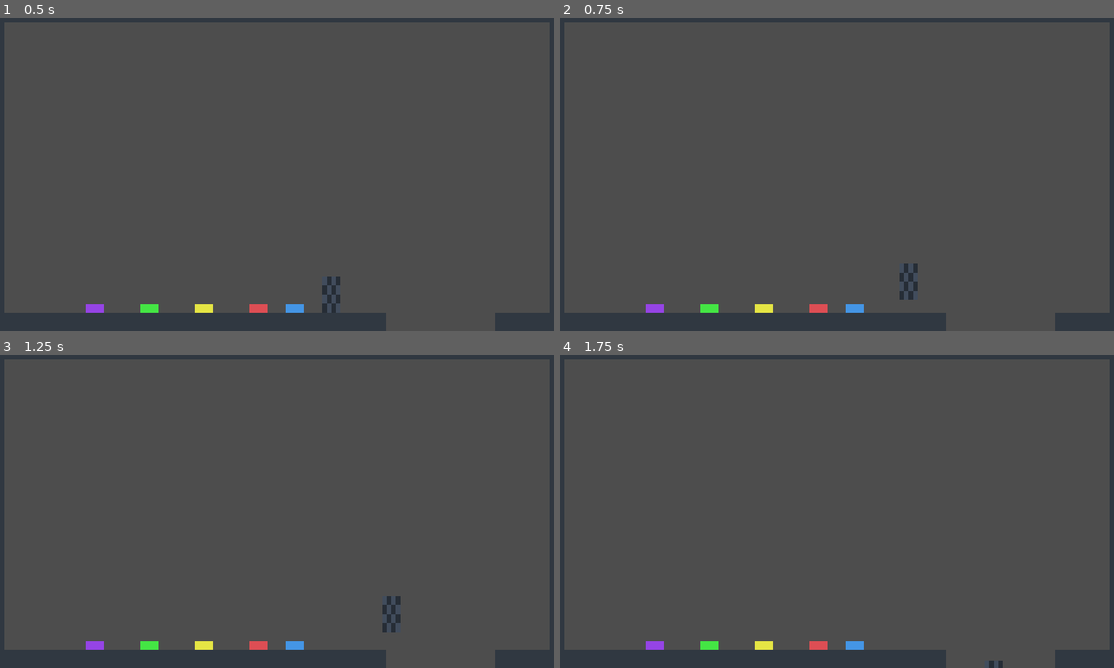
Above: before the commit, frames 1-4 (two rows, left to right).
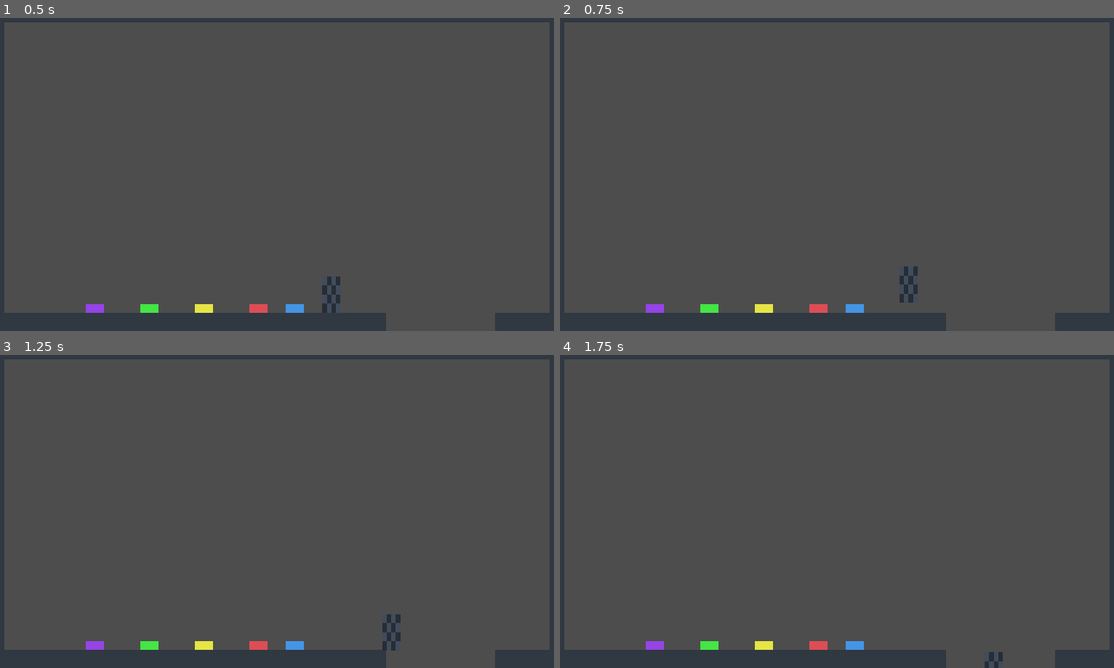
Above: after the commit, the same moments.

Repository: Luicel/CassetteGame
Game: Godot game, scene res://level/level.tscn
The game is run twice, just before and just after one commit, with the same random seed, the same clock (stepped at 60 frames per second) and the same inputs.
Inputs:
- Up to frame 1 (0.5 s): no input
- Up to frame 2 (0.75 s): tap Enter at 0.5 s; hold D (right) from 0.53 s (still down); tap Space (jump) at 0.6 s
- Up to frame 3 (1.25 s): keep holding D (right); tap Space (jump) at 0.77, 1.07 s
- Up to frame 4 (1.75 s): keep holding D (right); tap Shift (throw) at 1.35 s; tap Space (jump) at 1.52, 1.55 s

Frame 1 is identical in both runs. In frame 2, 0.1% of the frame differs, in the area x 61-65%, y 78-91%; in frame 3, 0.2%, in the area x 69-73%, y 77-95%; in frame 4, 0.1%.

Commit message:
improve jump physics, make cassettes have high z index than player

Diff:
--- a/cassette/base_cassette.tscn
+++ b/cassette/base_cassette.tscn
@@ -9,7 +9,6 @@
 size = Vector2(64, 32)
 
 [node name="BaseCassette" type="RigidBody2D" groups=["cassette"]]
-z_index = 20
 collision_layer = 4
 collision_mask = 5
 script = ExtResource("1_lflj2")
@@ -18,6 +17,7 @@
 shape = SubResource("RectangleShape2D_6wf0k")
 
 [node name="Sprite2D" type="Sprite2D" parent="."]
+z_index = 5
 
 [node name="ThrowTimer" type="Timer" parent="."]
 one_shot = true
--- a/level/level.tscn
+++ b/level/level.tscn
@@ -866,7 +866,6 @@
 position = Vector2(1216, 1024)
 
 [node name="RedCassette" parent="." instance=ExtResource("6_mjnsa")]
-z_index = 0
 position = Vector2(960, 1072)
 
 [node name="RedBlock11" parent="." instance=ExtResource("7_338qu")]
@@ -878,17 +877,13 @@
 scale = Vector2(1, 5)
 
 [node name="PurpleCassette" parent="." instance=ExtResource("5_rqfs6")]
-z_index = 0
 position = Vector2(384, 1072)
 
 [node name="BlueCassette" parent="." instance=ExtResource("6_ypkii")]
-z_index = 0
 position = Vector2(1088, 1072)
 
 [node name="GreenCassette" parent="." instance=ExtResource("7_njao1")]
-z_index = 0
 position = Vector2(576, 1072)
 
 [node name="YellowCassette" parent="." instance=ExtResource("8_tlxbv")]
-z_index = 0
 position = Vector2(768, 1072)
--- a/player/player.gd
+++ b/player/player.gd
@@ -95,6 +95,13 @@
 				velocity.y = jump_velocity
 			else:
 				velocity.y = -jump_velocity
+	elif Input.is_action_just_released("jump") and not is_on_floor():
+		if not flipped:
+			if velocity.y <= jump_velocity / 2.0:
+				velocity.y = jump_velocity / 2.0
+		else:
+			if velocity.y >= -jump_velocity / 2.0:
+				velocity.y = -jump_velocity / 2.0
 
 
 func apply_gravity(delta, flipped = false):
